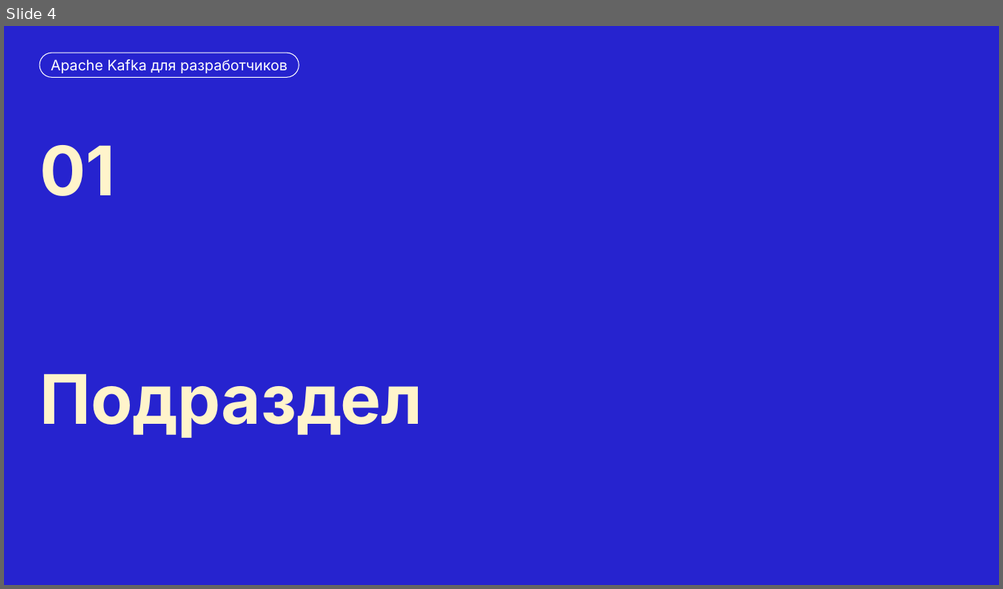
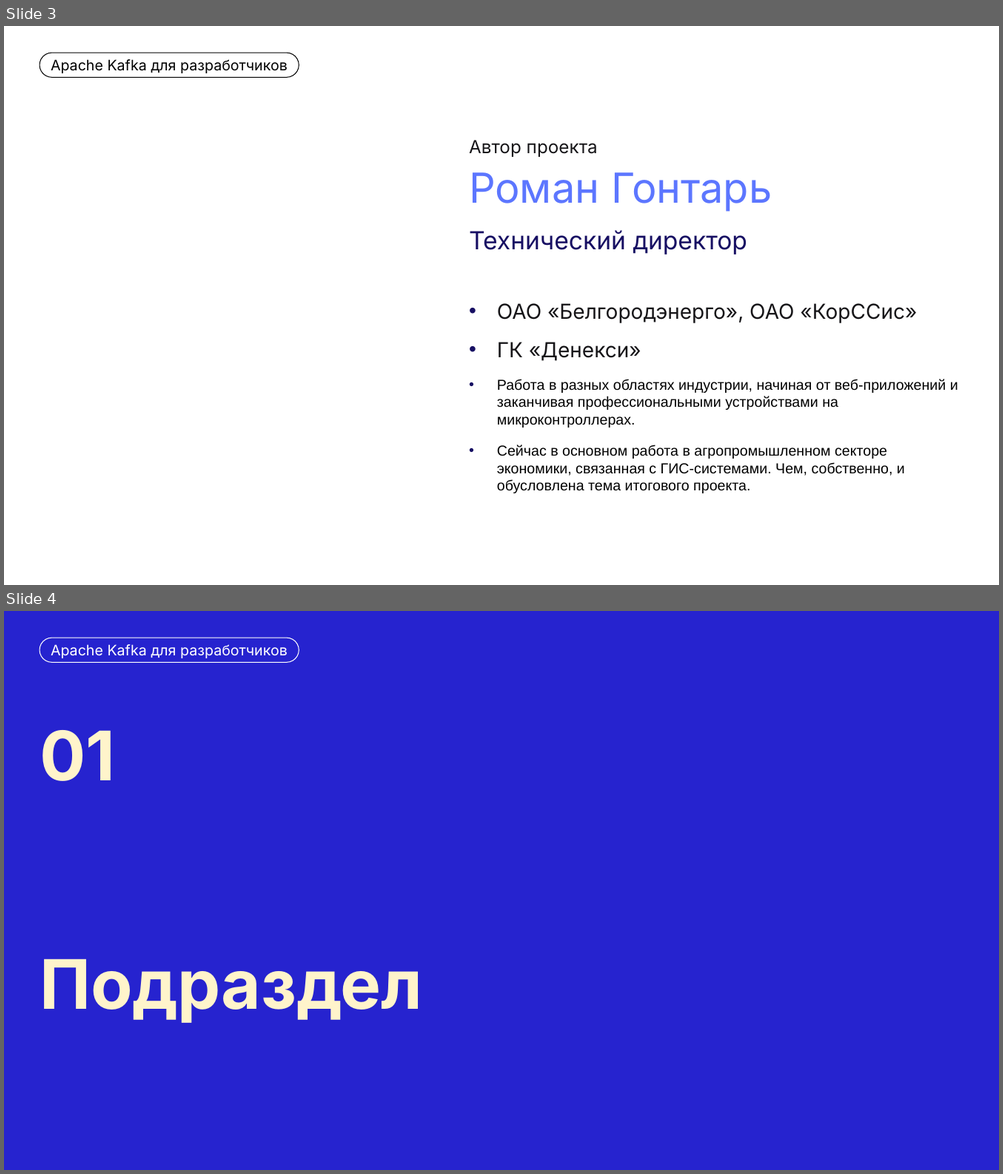
Before and after one commit to CoolGosha/kafka-for-devs-final-project, a slide deck: Защита проекта Кафка для разработчиков Гонтарь Роман.pptx. Shown one above the other, each under a label of ours: slide 4 before the commit, slides 3 and 4 after it. The pictures are 1003x589 and 1003x1174 pixels, drawn with LibreOffice and Linux fonts; fonts in the diff are those of the drawing; background and template pictures are left out. Boxes give left, top, right and bottom in pixels: in the first picture for what was removed or moved away, otherwise in the second. Text is boxed around its words. In the diff, an @@ line names an element or a change of style, - is before the commit and + after.

```diff
--- a/Защита проекта Кафка для разработчиков Гонтарь Роман.pptx
+++ b/Защита проекта Кафка для разработчиков Гонтарь Роман.pptx
@@ slide 3 added at (x1=4, y1=26, x2=999, y2=585), background #FFFFFF @@
@@ rounded rectangle added at (x1=40, y1=53, x2=299, y2=78), fill #FFFFFF, outline #000000 0.75 pt, 14 pt, text #000000 @@
+Apache Kafka для разработчиков
@@ text added at (x1=469, y1=140, x2=958, y2=494), 14 pt, text #000000 @@
+Автор проекта
+Роман Гонтарь
+Технический директор
+• ОАО «Белгородэнерго», ОАО «КорССис»
+• ГК «Денекси»
+• Работа в разных областях индустрии, начиная от веб-приложений и заканчивая профессиональными устройствами на микроконтроллерах.
+• Сейчас в основном работа в агропромышленном секторе экономики, связанная с ГИС-системами. Чем, собственно, и обусловлена тема итогового проекта.
```
Also in this commit, not shown: 2 slides changed, 1 slide removed, 1 other file.
